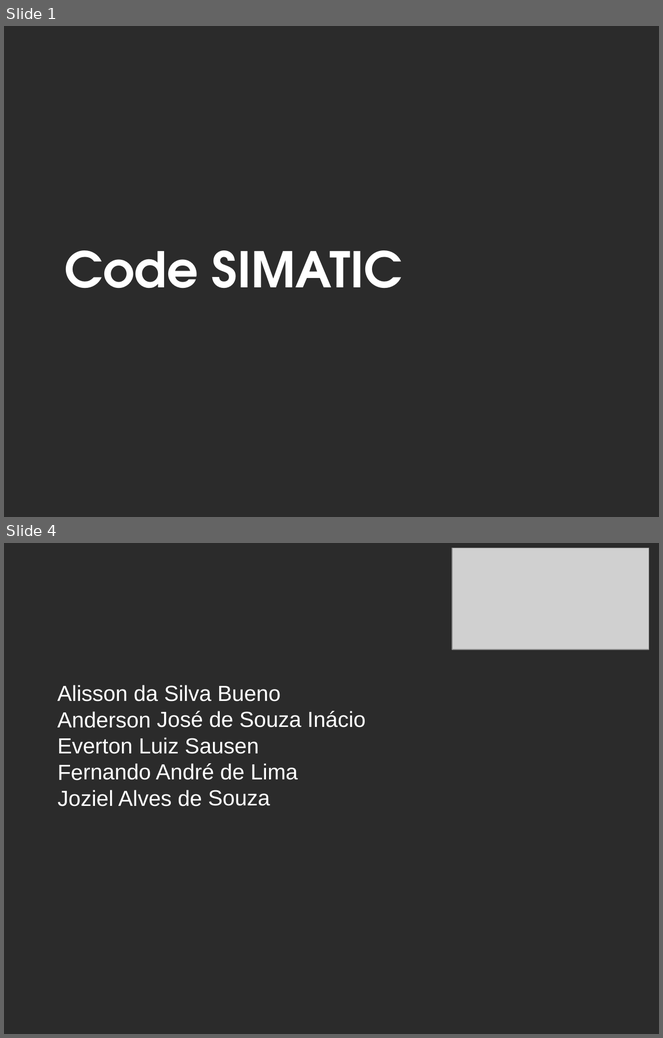
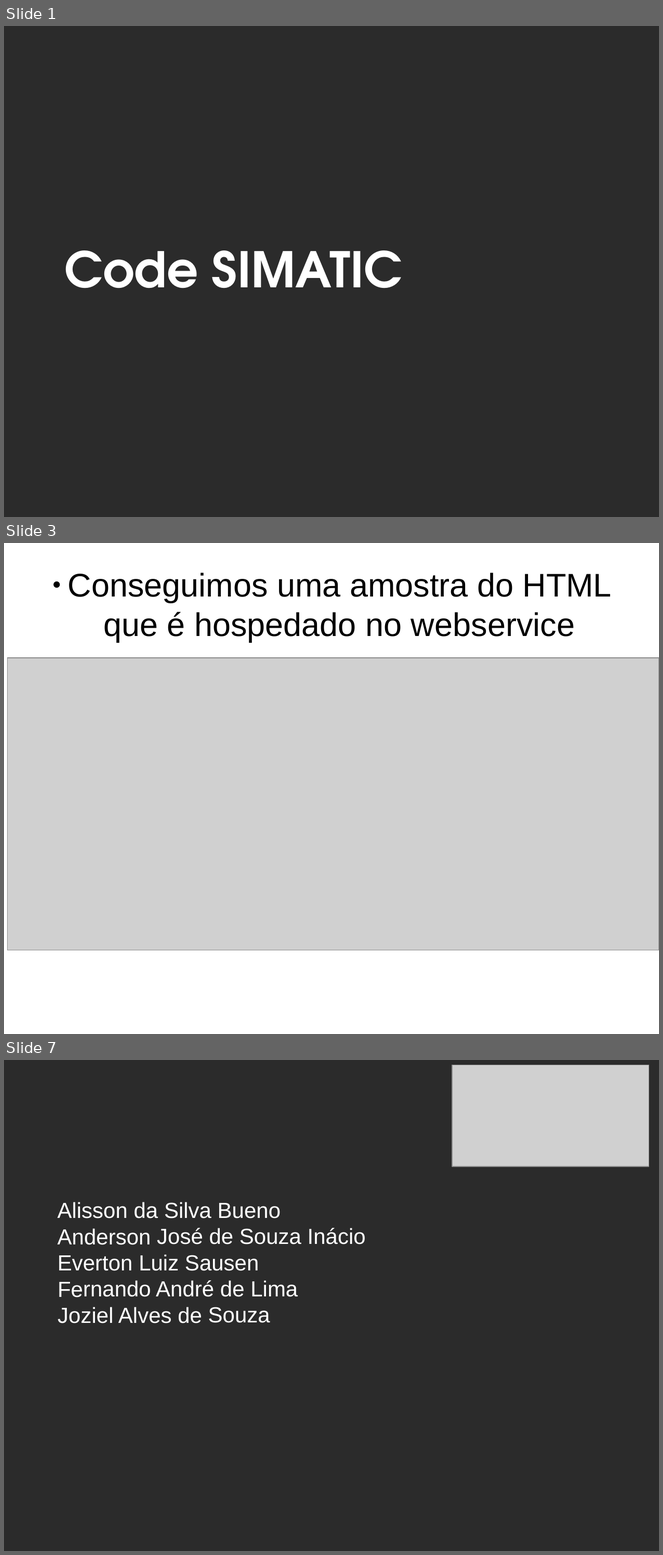
Before and after one commit to nosrednawall/projeto_integrador_7_periodo, a slide deck: Doc/Apresentacao_Code_Industria/apresentacao_03_04_2019.pptx. Shown one above the other, each under a label of ours: slides 1 and 4 before the commit, slides 1, 3 and 7 after it; the slides between them are not shown. The pictures are 663x1038 and 663x1555 pixels, drawn with LibreOffice and Linux fonts; fonts in the diff are those of the drawing; grey boxes stand for pictures; background and template pictures are left out; a plain dark background stands for a picture behind light text. Boxes give left, top, right and bottom in pixels: in the first picture for what was removed or moved away, otherwise in the second. Text is boxed around its words. In the diff, an @@ line names an element or a change of style, - is before the commit and + after.

```diff
--- a/Doc/Apresentacao_Code_Industria/apresentacao_03_04_2019.pptx
+++ b/Doc/Apresentacao_Code_Industria/apresentacao_03_04_2019.pptx
@@ slide 3 added at [4,543,659,1034], background #FFFFFF @@
@@ text added at [68,573,612,642], 36 pt, text #000000 @@
+● Conseguimos uma amostra do HTML que é hospedado no webservice
@@ picture added at [7,657,659,951] @@
@@ what was slide 4 is now slide 7 @@
```
Also in this commit, not shown: 2 slides changed, 2 other slides added, 1 other file.
